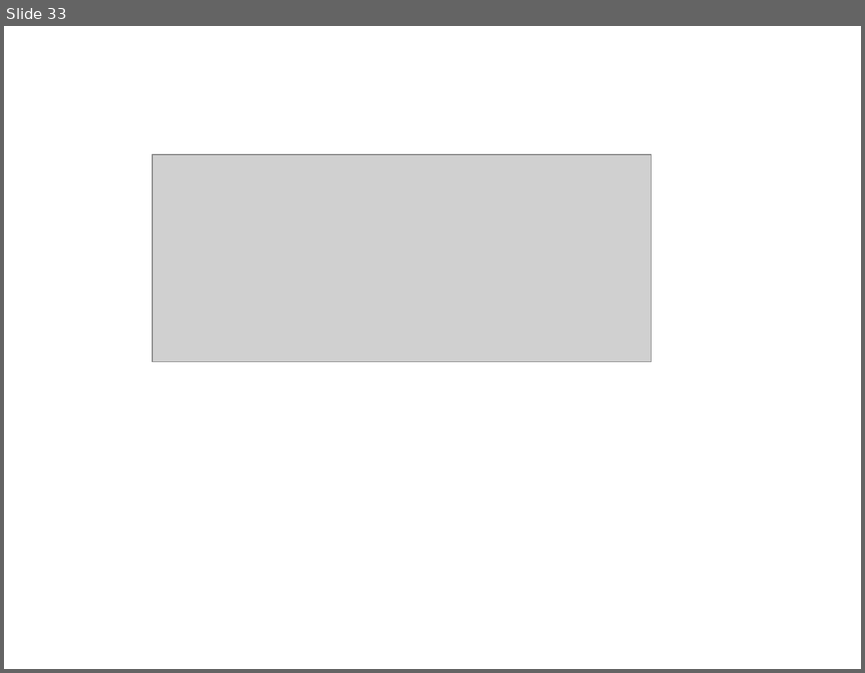
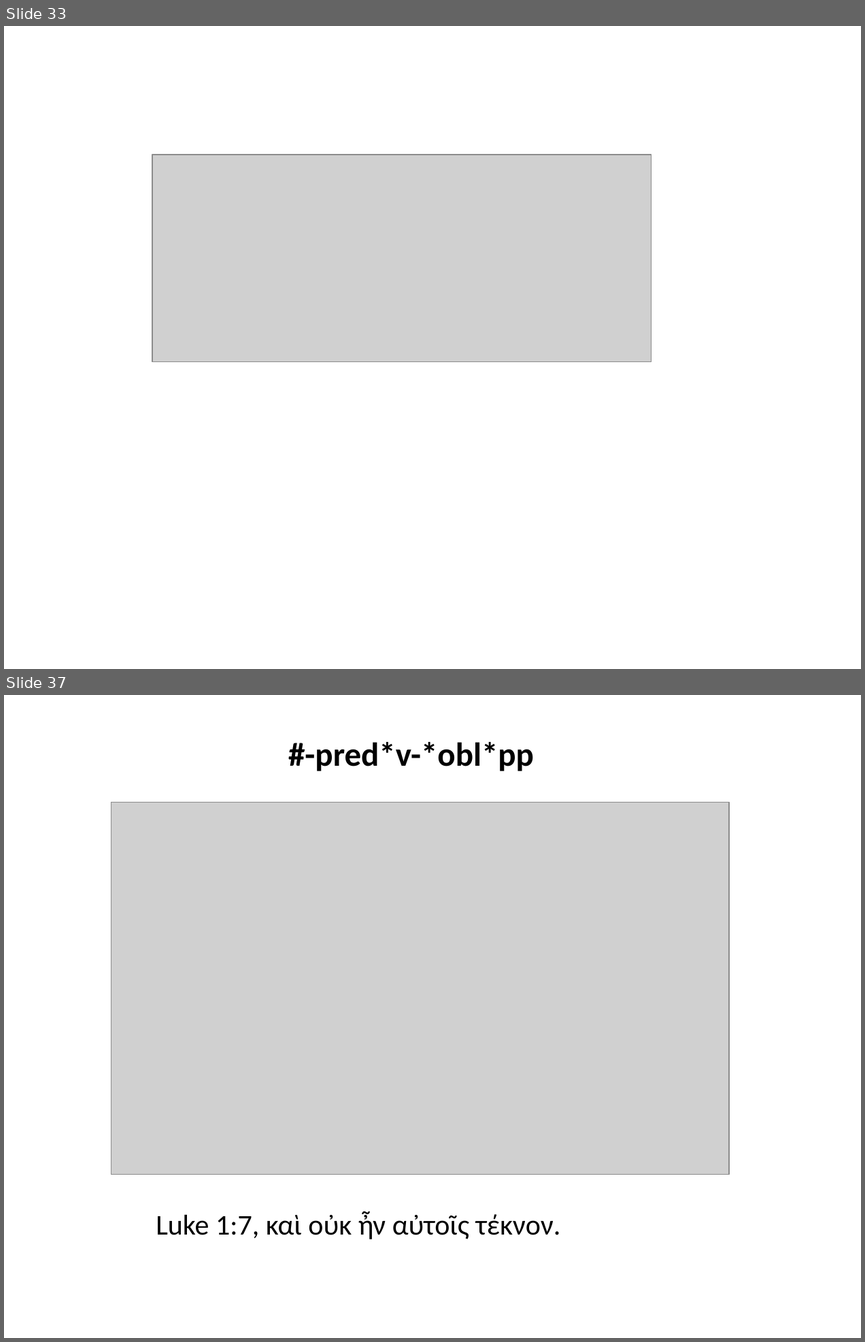
Before and after one commit to rgorman/author_attribution, a slide deck: SBL_talk/sbl_presentation.pptx. Shown one above the other, each under a label of ours: slide 33 before the commit, slides 33 and 37 after it; the slides between them are not shown. The pictures are 865x673 and 865x1342 pixels, drawn with LibreOffice and Linux fonts; fonts in the diff are those of the drawing; grey boxes stand for pictures. Boxes give left, top, right and bottom in pixels: in the first picture for what was removed or moved away, otherwise in the second. Text is boxed around its words. In the diff, an @@ line names an element or a change of style, - is before the commit and + after.

```diff
--- a/SBL_talk/sbl_presentation.pptx
+++ b/SBL_talk/sbl_presentation.pptx
@@ slide 37 added at <box>4,695,861,1338</box>, background #FFFFFF @@
@@ text added at <box>288,742,534,771</box>, 28 pt, text #000000, bold @@
+#-pred*v-*obl*pp
@@ picture added at <box>111,802,729,1174</box> @@
@@ text added at <box>156,1211,561,1239</box>, 24 pt, text #000000 @@
+Luke 1:7, καὶ οὐκ ἦν αὐτοῖς τέκνον.
```
Also in this commit, not shown: 4 other slides added, 4 other files.
